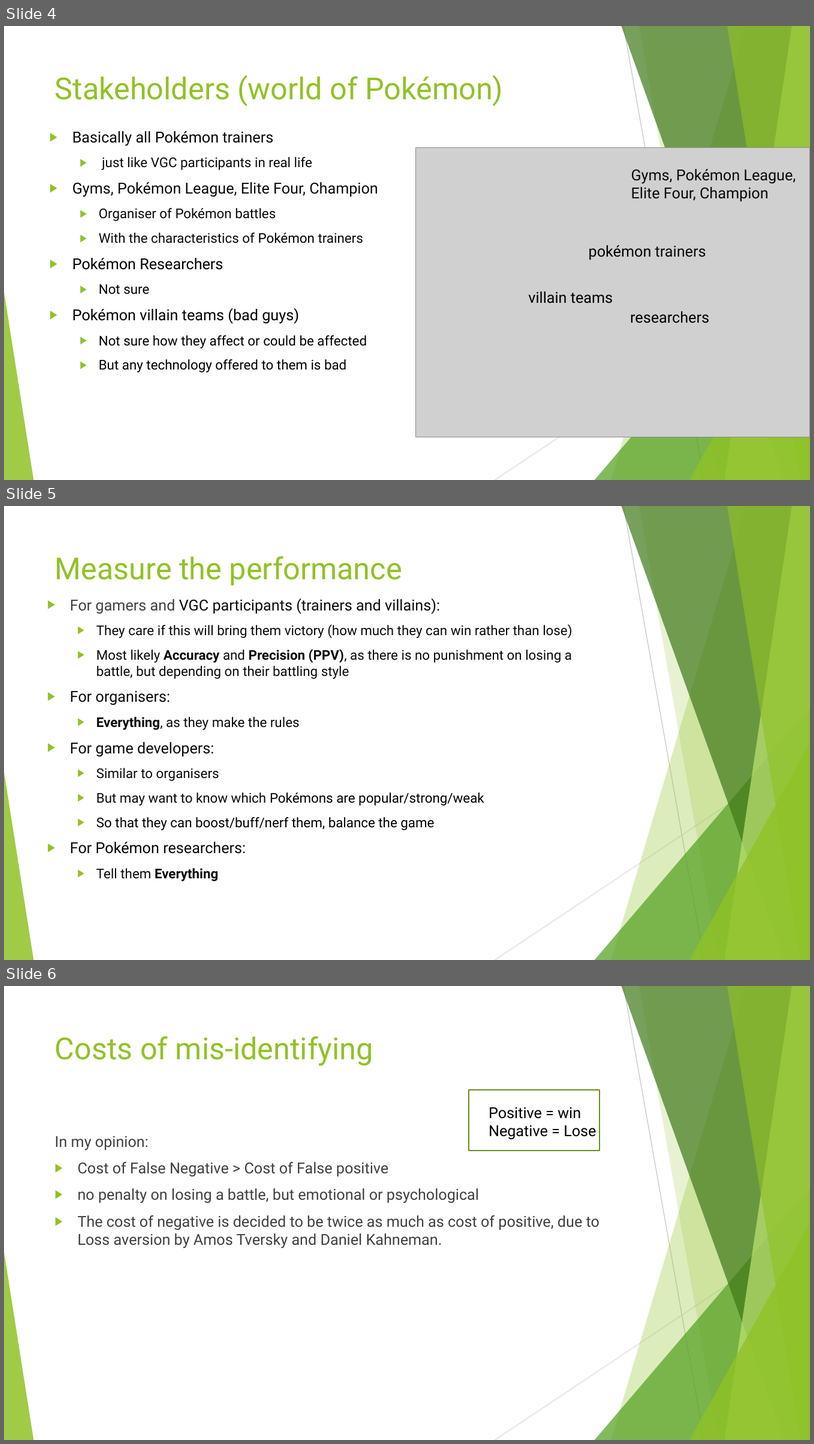
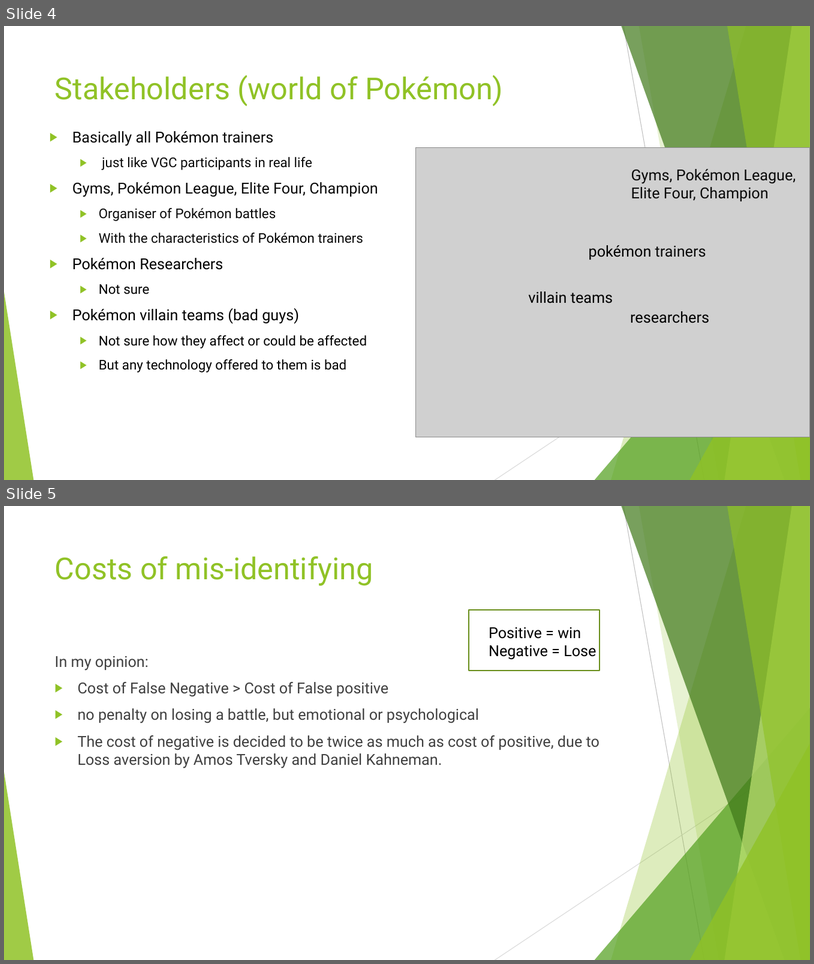
Before and after one commit to jackyman1997/pokemon, a slide deck: 3. classfier/classifier.pptx. Shown one above the other, each under a label of ours: slides 4, 5 and 6 before the commit, slides 4 and 5 after it. The pictures are 814x1444 and 814x964 pixels, drawn with LibreOffice and Linux fonts; fonts in the diff are those of the drawing; grey boxes stand for pictures. Boxes give left, top, right and bottom in pixels: in the first picture for what was removed or moved away, otherwise in the second. Text is boxed around its words. In the diff, an @@ line names an element or a change of style, - is before the commit and + after.

```diff
--- a/3. classfier/classifier.pptx
+++ b/3. classfier/classifier.pptx
@@ slide 5 removed at bbox=[4, 506, 810, 960], background #FFFFFF; not listed: 10 template elements that a slide beside it also shows @@
@@ title removed at bbox=[55, 556, 402, 586] @@
-Measure the performance
@@ text removed at bbox=[70, 598, 572, 881] @@
-▶ For gamers and VGC participants (trainers and villains):
-  ▶ They care if this will bring them victory (how much they can win rather than lose)
-  ▶ Most likely Accuracy and Precision (PPV), as there is no punishment on losing a battle, but depending on their battling style
-▶ For organisers:
-  ▶ Everything, as they make the rules
-▶ For game developers:
-  ▶ Similar to organisers
-  ▶ But may want to know which Pokémons are popular/strong/weak
-  ▶ So that they can boost/buff/nerf them, balance the game
-▶ For Pokémon researchers:
-  ▶ Tell them Everything
@@ what was slide 6 is now slide 5 @@
```
Also in this commit, not shown: 2 slides changed, 1 other file.
